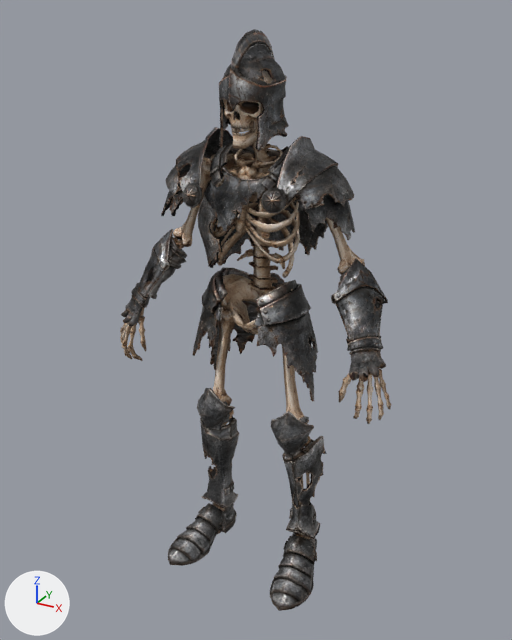
Two versions of the FBX model skeletons/Assets/UndeadLegion/Models/SkeletonKnight/SK_SkeletonKnight.fbx, one commit apart.
Both versions are drawn from a 50 mm lens placed at (1.01, -1.811, 1.841), pointed at (0.002, 0.02, 0.925). The axes (+X, +Y, +Z) are drawn at lower left. The lights are the same throughout. The picture after the commit comes second. Where no turn or scale is listed for an object, it has been applied to the vertices.

The older version as bpy lines, for what is in view:
```python
ob_boot_l = bpy.data.objects.new('Boot_L', me_boot_l_001)
ob_boot_l.location = (0.0, 0.0, 0.0)
ob_boot_r = bpy.data.objects.new('Boot_R', me_boot_r_001)
ob_boot_r.location = (0.0, 0.0, 0.0)
ob_chest = bpy.data.objects.new('Chest', me_armor_006)
ob_chest.location = (0.0, 0.0, 0.0)
ob_glove_l = bpy.data.objects.new('Glove_L', me_armor_007)
ob_glove_l.location = (0.0, 0.0, 0.0)
ob_glove_r = bpy.data.objects.new('Glove_R', me_armor_008)
ob_glove_r.location = (0.0, 0.0, 0.0)
ob_greave_l = bpy.data.objects.new('Greave_L', me_armor_010)
ob_greave_l.location = (0.0, 0.0, 0.0)
ob_greave_r = bpy.data.objects.new('Greave_R', me_greave_r_001)
ob_greave_r.location = (0.0, 0.0, 0.0)
ob_helm = bpy.data.objects.new('Helm', me_armor_011)
ob_helm.location = (0.0, 0.0, 0.0)
ob_skirt = bpy.data.objects.new('Skirt', me_armor_012)
ob_skirt.location = (0.0, 0.0, 0.0)
# also in view: 'Body' at (0.0, -0.018, 0.847)
```
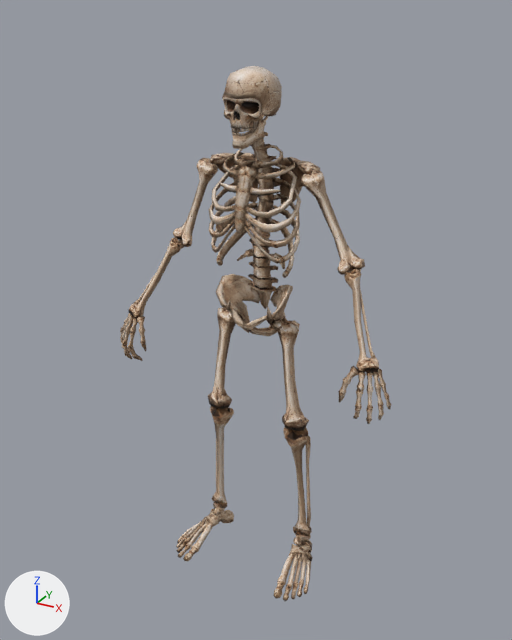
Pixel boxes [x1, y1, x2, y2] of what changed, in the pictures (512 x 640 px):
'Chest', deleted
    before: [161, 127, 355, 268]
'Skirt', deleted
    before: [192, 267, 318, 401]
'Helm', deleted
    before: [219, 29, 289, 152]
'Glove_L', deleted
    before: [331, 258, 388, 382]
'Greave_L', deleted
    before: [271, 411, 327, 539]
'Greave_R', deleted
    before: [197, 388, 239, 507]
'Boot_L', deleted
    before: [270, 532, 317, 611]
'Boot_R', deleted
    before: [168, 503, 237, 566]
'Glove_R', deleted
    before: [121, 229, 187, 326]

Edits to the bpy script that builds the scene:
```text
Remove ob_glove_l:
    ob_glove_l = bpy.data.objects.new('Glove_L', me_armor_007)
    ob_glove_l.location = (0.0, 0.0, 0.0)
Remove ob_chest:
    ob_chest = bpy.data.objects.new('Chest', me_armor_006)
    ob_chest.location = (0.0, 0.0, 0.0)
Remove ob_skirt:
    ob_skirt = bpy.data.objects.new('Skirt', me_armor_012)
    ob_skirt.location = (0.0, 0.0, 0.0)
Remove ob_greave_l:
    ob_greave_l = bpy.data.objects.new('Greave_L', me_armor_010)
    ob_greave_l.location = (0.0, 0.0, 0.0)
Remove ob_boot_l:
    ob_boot_l = bpy.data.objects.new('Boot_L', me_boot_l_001)
    ob_boot_l.location = (0.0, 0.0, 0.0)
Remove ob_boot_r:
    ob_boot_r = bpy.data.objects.new('Boot_R', me_boot_r_001)
    ob_boot_r.location = (0.0, 0.0, 0.0)
Remove ob_helm:
    ob_helm = bpy.data.objects.new('Helm', me_armor_011)
    ob_helm.location = (0.0, 0.0, 0.0)
Remove ob_greave_r:
    ob_greave_r = bpy.data.objects.new('Greave_R', me_greave_r_001)
    ob_greave_r.location = (0.0, 0.0, 0.0)
Remove ob_glove_r:
    ob_glove_r = bpy.data.objects.new('Glove_R', me_armor_008)
    ob_glove_r.location = (0.0, 0.0, 0.0)
```
